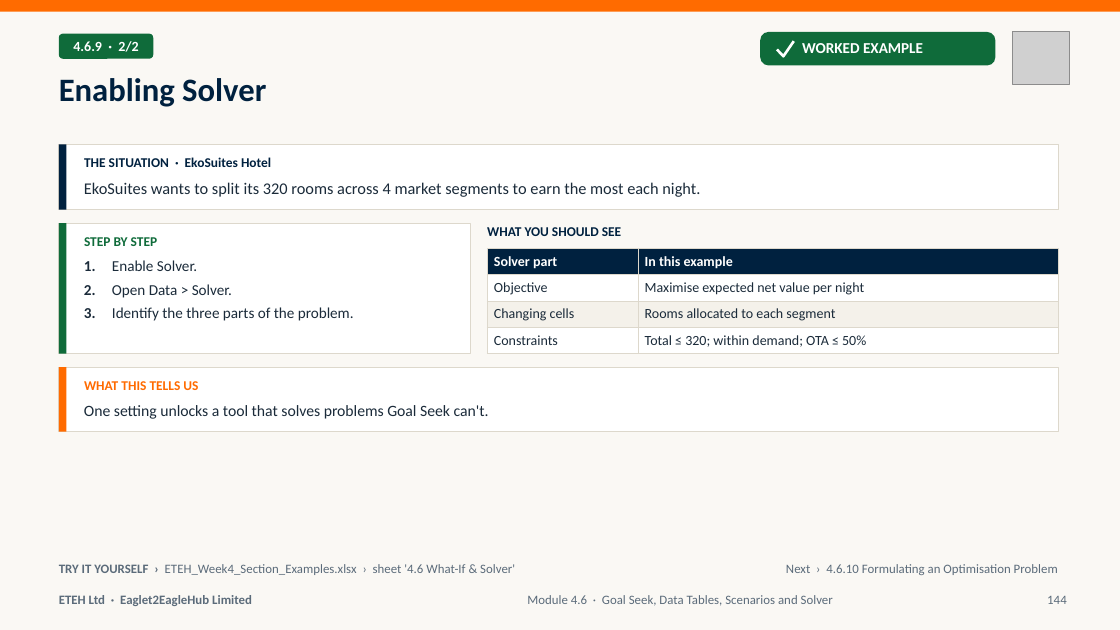
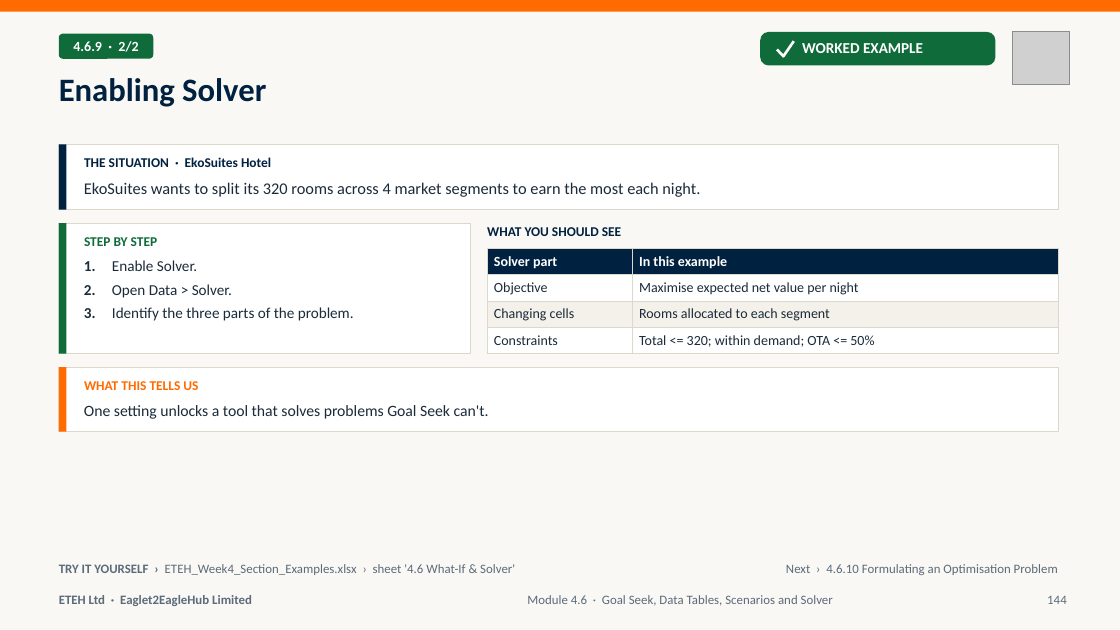
Before and after one commit to MaxiKen/ETEH, a slide deck: slide 144 of ETEH_Bootcamp_Pack/ETEH_Vol4_Week4_Stats_Forecast_AI_Slides.pptx. Drawn at 1120x630 pixels with LibreOffice and Linux fonts; fonts in the diff are those of the drawing; grey boxes stand for pictures. Boxes give left, top, right and bottom in pixels: in the first picture for what was removed or moved away, otherwise in the second. Text is boxed around its words. In the diff, an @@ line names an element or a change of style, - is before the commit and + after.

```diff
--- a/ETEH_Bootcamp_Pack/ETEH_Vol4_Week4_Stats_Forecast_AI_Slides.pptx
+++ b/ETEH_Bootcamp_Pack/ETEH_Vol4_Week4_Stats_Forecast_AI_Slides.pptx
@@ table at bbox=[487, 249, 1059, 354] @@
-row 4, column 2: Total ≤ 320; within demand; OTA ≤ 50%
+row 4, column 2: Total <= 320; within demand; OTA <= 50%
```
Also in this commit, not shown: 8 other slides changed, 12 other files.
